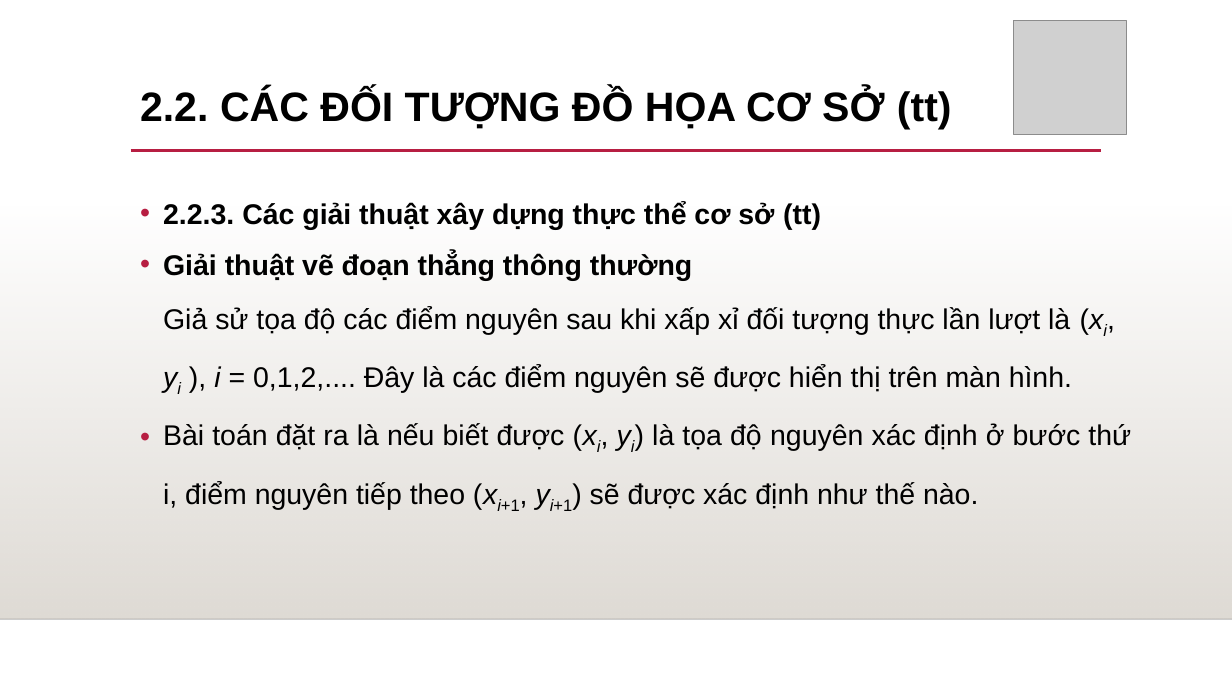
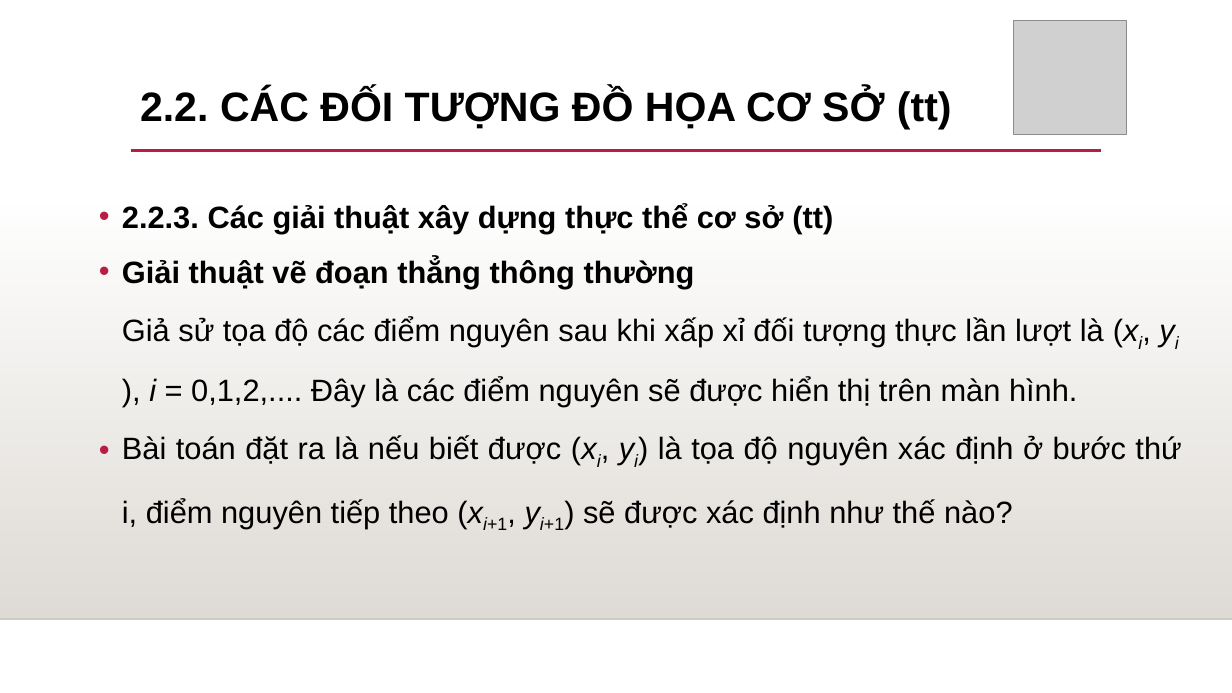
Before and after one commit to thinhdoanvu/ComputerGraphics, a slide deck: slide 12 of GiangThu_2019.pptx. Drawn at 1232x693 pixels with LibreOffice and Linux fonts; fonts in the diff are those of the drawing; grey boxes stand for pictures; background and template pictures are left out. Boxes give left, top, right and bottom in pixels: in the first picture for what was removed or moved away, otherwise in the second. Text is boxed around its words. In the diff, an @@ line names an element or a change of style, - is before the commit and + after.

```diff
--- a/GiangThu_2019.pptx
+++ b/GiangThu_2019.pptx
@@ text "2.2.3. Các giải thuật xây ...": place and size @@
-text "2.2.3. Các giải thuật xây ..." at (163,202,1131,511)
+text "2.2.3. Các giải thuật xây ..." at (122,203,1181,530)
@@ text at (122,203,1104,407): size 22.2 to 24 pt in "2.2.3. Các giải thuật xây dựng thực ...", "Giải thuật vẽ đoạn thẳng thông thường ..." @@
@@ text at (122,435,1181,530): text changed; size 22.2 to 24 pt @@
-• Bài toán đặt ra là nếu biết được (xi, yi) là tọa độ nguyên xác định ở bước thứ i, điểm nguyên tiếp theo (xi+1, yi+1) sẽ được xác định như thế nào.
+• Bài toán đặt ra là nếu biết được (xi, yi) là tọa độ nguyên xác định ở bước thứ i, điểm nguyên tiếp theo (xi+1, yi+1) sẽ được xác định như thế nào?
```
Also in this commit, not shown: 7 other slides changed.
